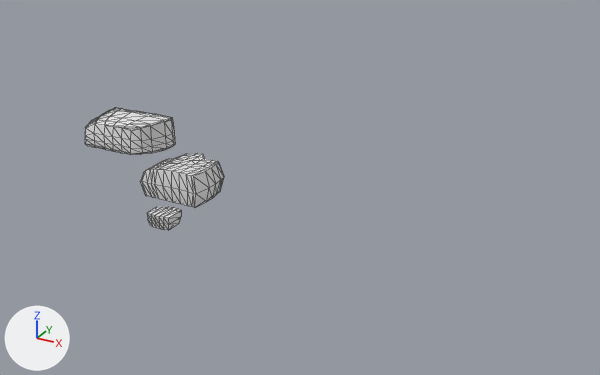
The FBX model Ben/3ds exports/rubble_low.fbx, before and after one commit.
Rendered twice from a 50 mm lens placed at (8.09, -10.0, 6.1), pointed at (0.43, 3.93, -0.86). The axes (+X, +Y, +Z) are drawn at lower left. The lights are the same throughout. Mesh edges are drawn as thin lines. Vertices at the same position are counted once.

The first picture shows 'Rook3_low'.
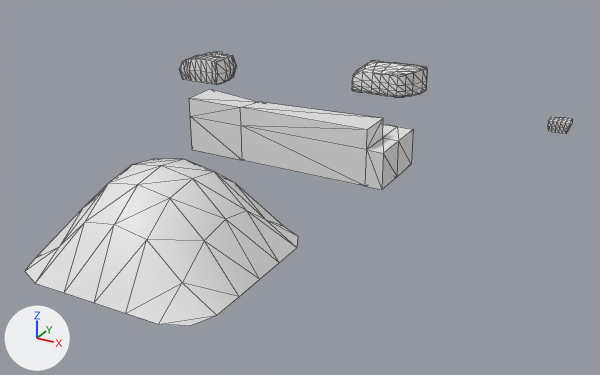
Where the change shows, as pixel boxes (x1, y1, x2, y2) in the pictures (600 x 375 px; the box of a moved part takes in the faces that stretch with it):
'Rook3_low', reshaped, moved, rescaled (292% wider, 124% taller): before (85, 108, 224, 230); after (25, 51, 573, 326)
part 1 of me_mesh, moved or reshaped: before (147, 207, 181, 230); after (548, 117, 573, 134)
part 2 of me_mesh, moved or reshaped: before (85, 108, 175, 155); after (351, 60, 427, 97)
part 3 of me_mesh, moved or reshaped: before (140, 153, 224, 207); after (179, 51, 236, 85)
part 4 of me_mesh, added: after (25, 159, 298, 326)
part 5 of me_mesh, added: after (189, 89, 413, 190)

Diff of the bpy script that builds the scene:
```diff
--- a/Ben/3ds exports/rubble_low.fbx.py
+++ b/Ben/3ds exports/rubble_low.fbx.py
@@ me_mesh @@
 # used by ob_rook3_low; location = (0.0, 0.0, 0.0)
-me_mesh.from_pydata(...)  # 322 vertices, 636 faces; spans x -4.13..0.22, y -0.22..3.48, z -0.32..0.41
+me_mesh.from_pydata(...)  # 401 vertices, 760 faces; spans x -9.31..-1.24, y 0.69..9.96, z -0.79..0.17
+# me_mesh part 1: the loose piece of 36 vertices spanning x -0.22..0.22, y -0.22..0.19, z -0.12..0.12 is scaled about its middle by (0.781, 0.781, 0.595), then moved by (-1.41, 8.37, -0.39)
+# me_mesh part 2: the loose piece of 148 vertices spanning x -4.13..-2.39, y 2.55..3.48, z -0.32..0.41 is scaled about its middle by (0.781, 0.781, 0.595), then moved by (-1.85, 6.58, -0.43)
+# me_mesh part 3: the loose piece of 138 vertices spanning x -1.36..-0.04, y 1.03..2.15, z -0.3..0.33 is scaled about its middle by (0.781, 0.781, 0.595), then moved by (-8.1, 6.99, -0.4)
+# me_mesh part 4: a new loose piece of 49 vertices spanning x -6.56..-3.67, y 0.69..3.59, z -0.79..0.17
+# me_mesh part 5: a new loose piece of 30 vertices spanning x -6.72..-3.24, y 4.97..6.15, z -0.61..0.08
@@ ob_rook3_low @@
 ob_rook3_low = bpy.data.objects.new('Rook3_low', me_mesh)
-ob_rook3_low.location = (0.0, 0.0, 0.0)
+ob_rook3_low.location = (6.55, -2.74, 0.65)
+ob_rook3_low.scale = (1.28, 1.28, 1.68)
```
